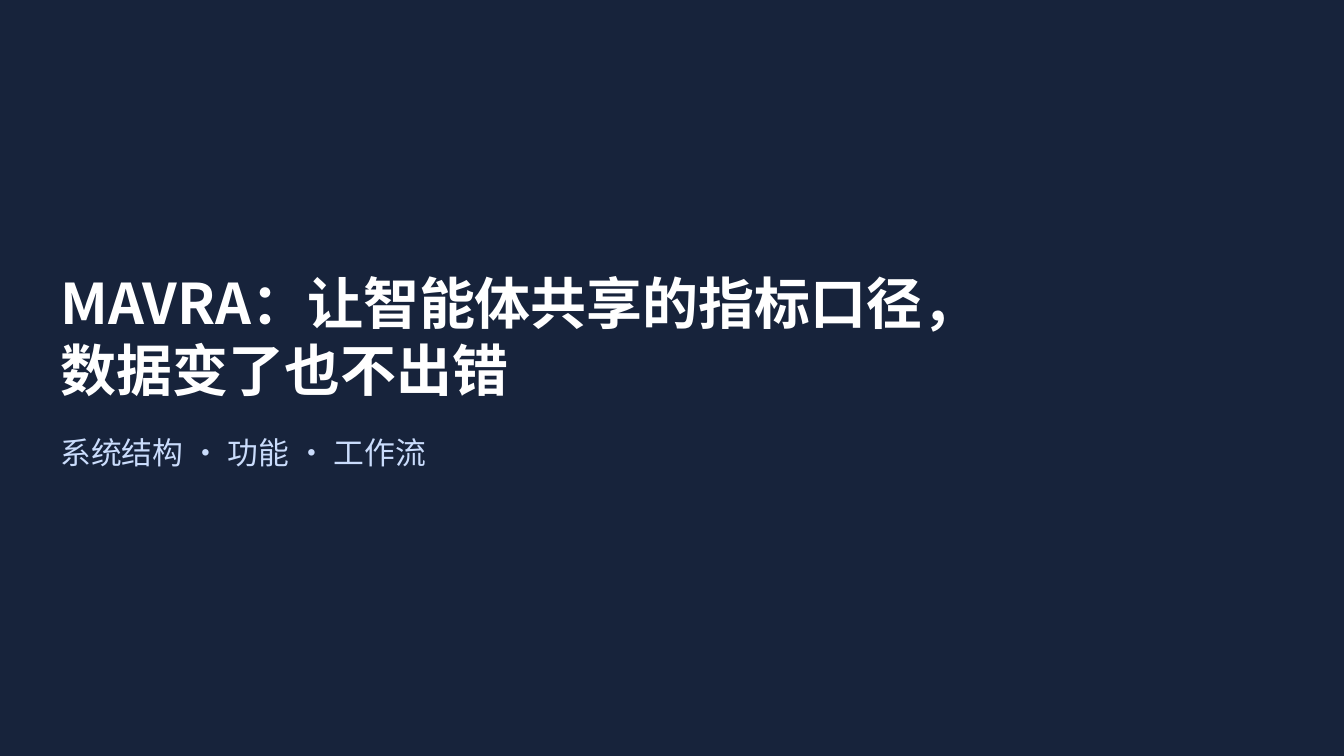
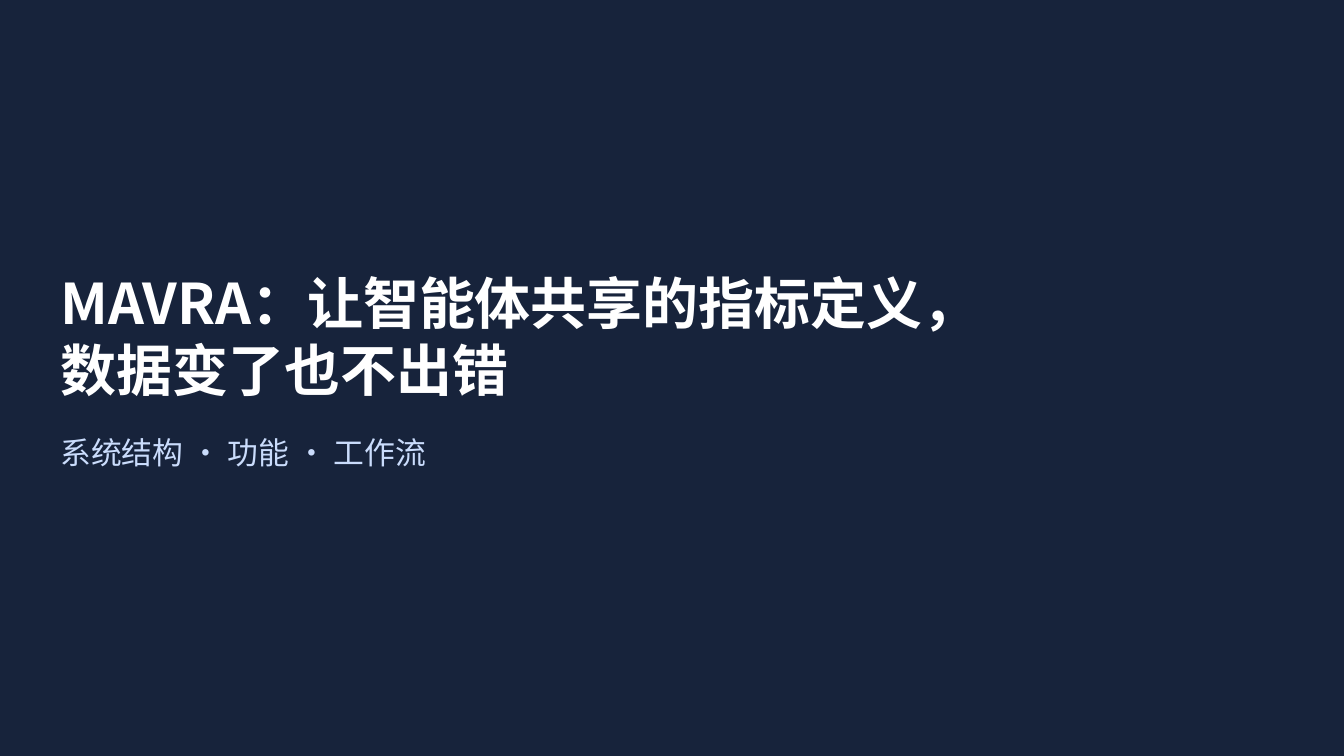
Before and after one commit to mmmttt000045/agent4db-adapter, a slide deck: slide 1 of docs/mavra-system.pptx. Drawn at 1344x756 pixels with LibreOffice and Linux fonts; fonts in the diff are those of the drawing. Boxes give left, top, right and bottom in pixels: in the first picture for what was removed or moved away, otherwise in the second. Text is boxed around its words. In the diff, an @@ line names an element or a change of style, - is before the commit and + after.

```diff
--- a/docs/mavra-system.pptx
+++ b/docs/mavra-system.pptx
@@ title at box(60, 276, 978, 332): text changed @@
-MAVRA：让智能体共享的指标口径，
+MAVRA：让智能体共享的指标定义，
```
Also in this commit, not shown: 1 other slide changed, 4 slides added, 8 slides removed, 21 other files.
